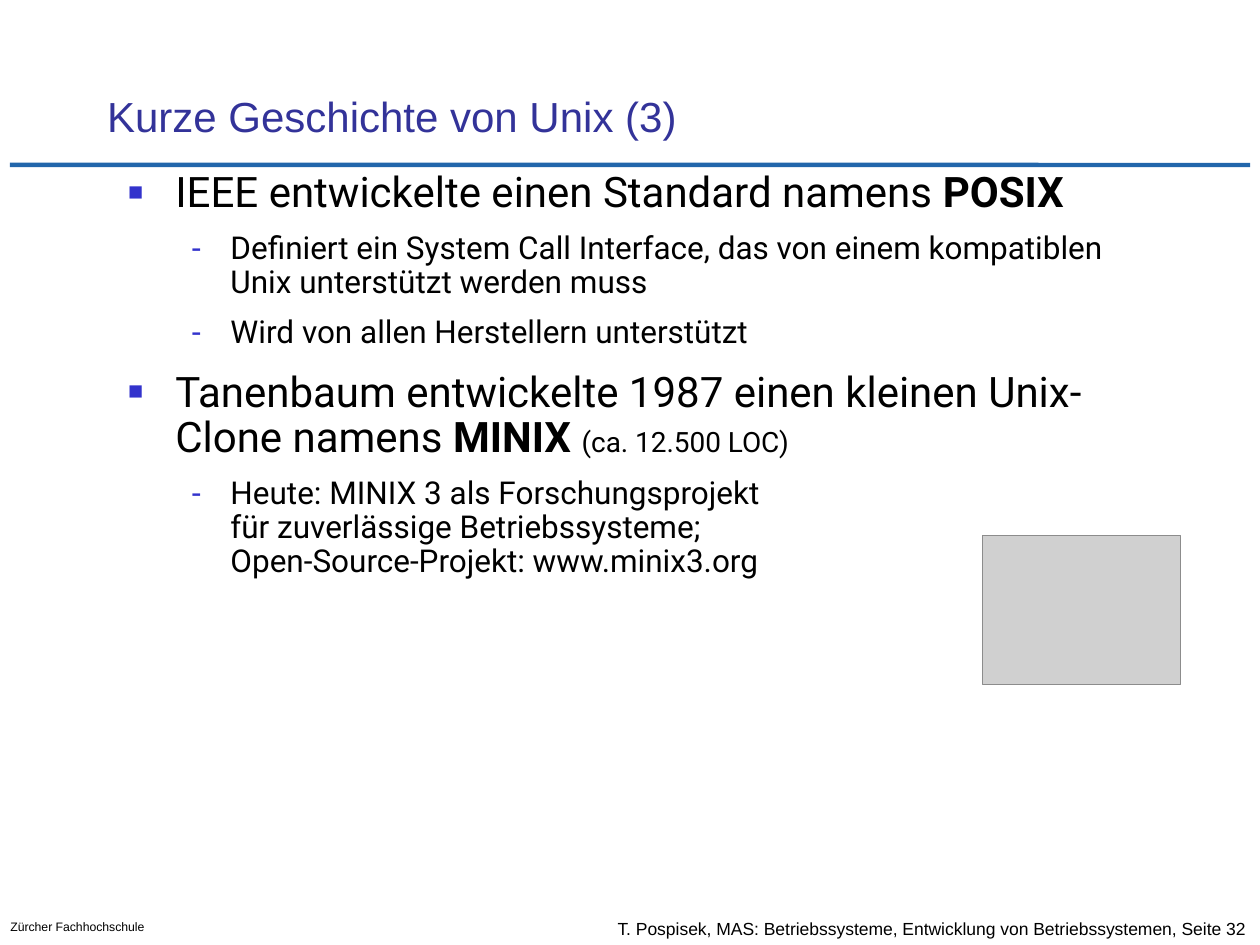
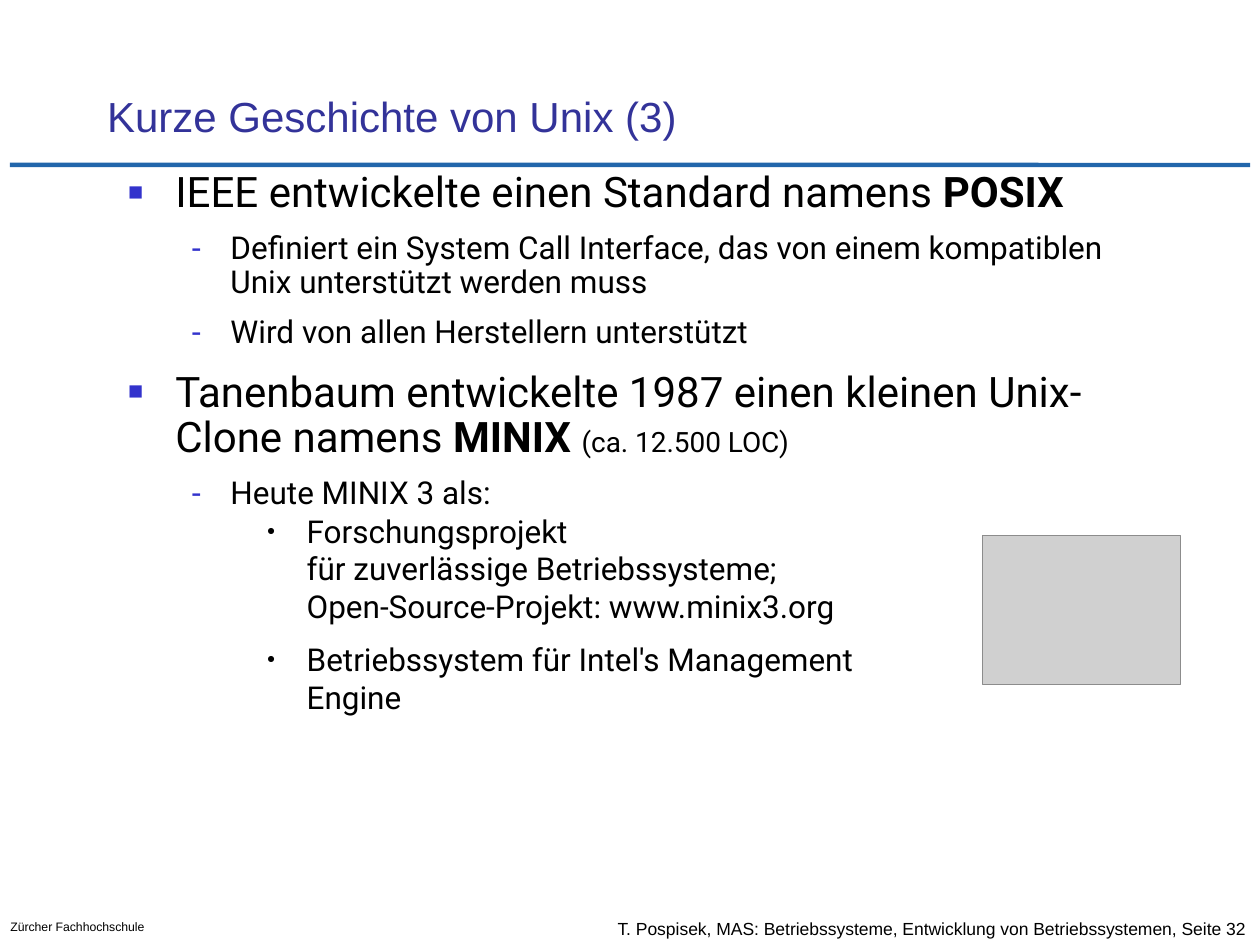
Before and after one commit to tpo/betriebssysteme, a slide deck: slide 32 of 01-2_Entwicklung_von_Betriebssystemen.odp. Drawn at 1260x945 pixels with LibreOffice and Linux fonts; fonts in the diff are those of the drawing; grey boxes stand for pictures; background and template pictures are left out. Boxes give left, top, right and bottom in pixels: in the first picture for what was removed or moved away, otherwise in the second. Text is boxed around its words. In the diff, an @@ line names an element or a change of style, - is before the commit and + after.

Commit message:
diverse kosmetische Änderungen
* Titel der Slides Teilhaber- und Teilnehmerbetrieb mit englischen Ausdruck ergänzt
* S.21 Gründe für Verbreitung eines OS neutraler umformuliert
* S.31 ergänzt, dass Minix als Management Engine OS dient
* S.33 Text ersetzt: Linux als Basis von Androis und Internet OS
* S.37 GitLab als wichtiges Ereignis hinzugefügt

```diff
--- a/01-2_Entwicklung_von_Betriebssystemen.odp
+++ b/01-2_Entwicklung_von_Betriebssystemen.odp
@@ text at (230, 480, 852, 716): text changed @@
-  – Heute: MINIX 3 als Forschungsprojekt
-    für zuverlässige Betriebssysteme;
-    Open-Source-Projekt: www.minix3.org
+  – Heute MINIX 3 als:
+    ● Forschungsprojekt
+      für zuverlässige Betriebssysteme;
+      Open-Source-Projekt: www.minix3.org
+    ● Betriebssystem für Intel's Management
+      Engine
```
Also in this commit, not shown: 6 other slides changed.
